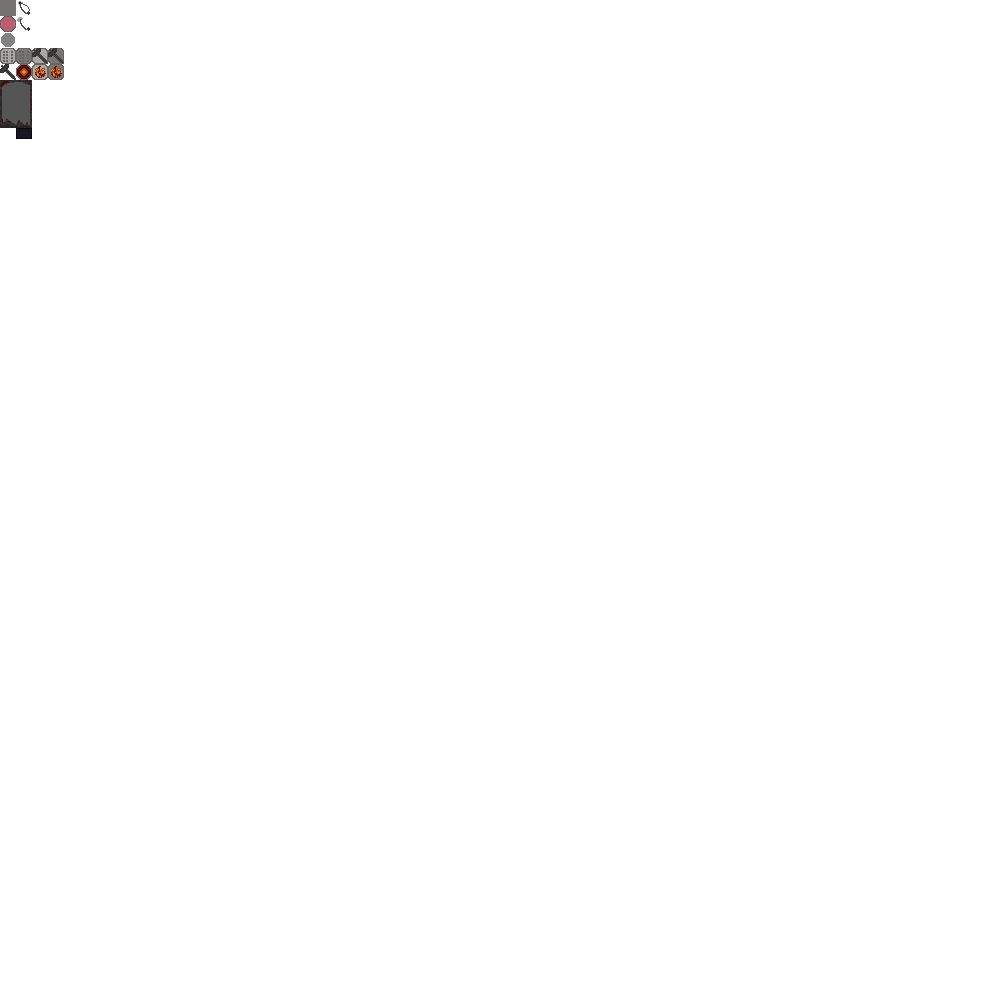
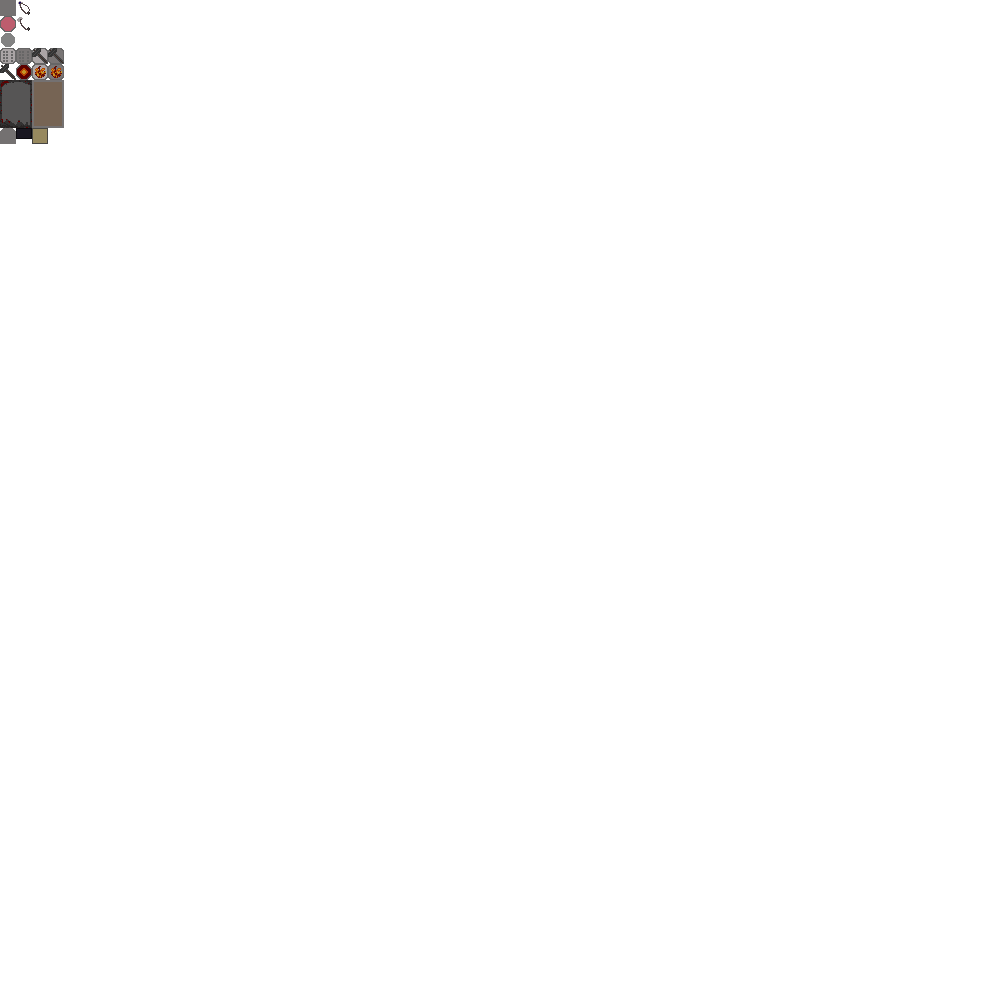
Two versions of the same layered image (1000px x 1000px). Layer-by-layer changes:
painted on "Background" over [0, 80, 64, 144]
